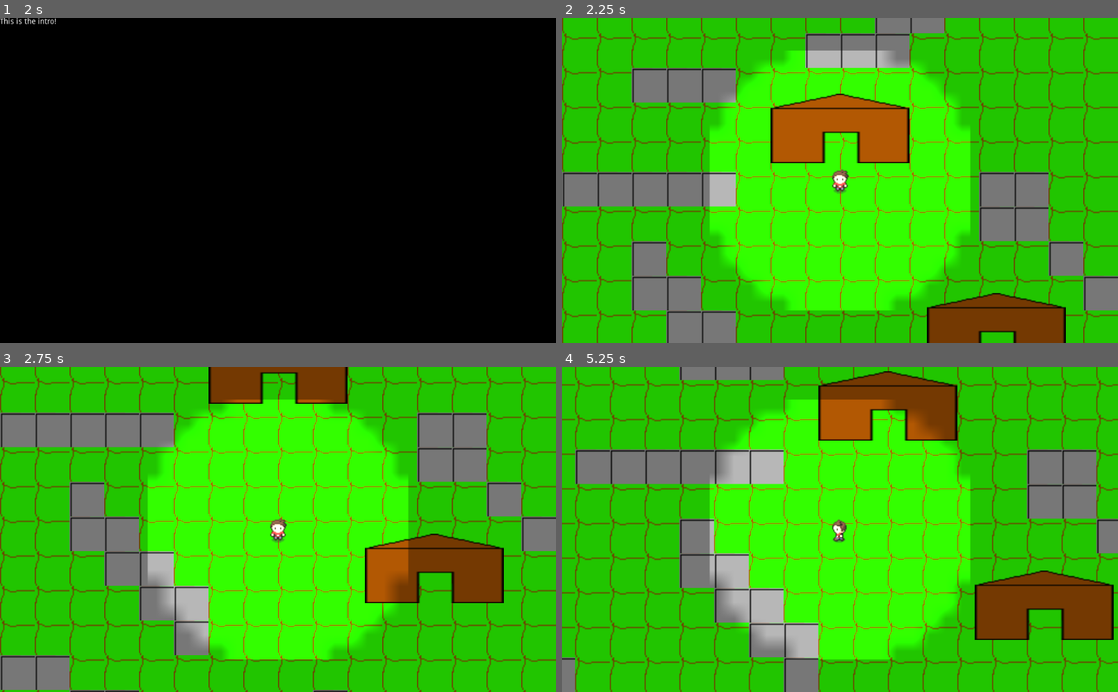
Above: before the commit, frames 1-4 (two rows, left to right).
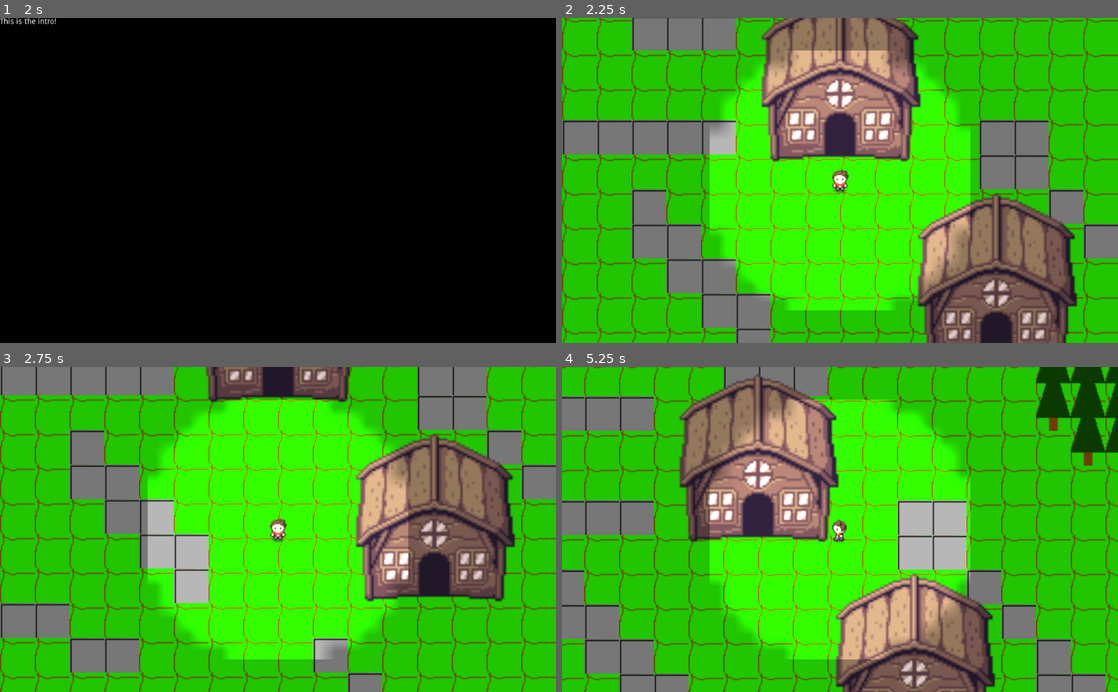
Above: after the commit, the same moments.

Repository: HaywardMorihara/2021AprGameJam
Game: Godot game, scene res://menu/MainMenu.tscn
Same seed, same stepped clock (60 frames per second), same inputs: the game is played once before the commit and once after it.
Inputs (mouse positions are in pixels of both pictures, inside the frame that each line leads up to):
- Up to frame 1 (2 s): click "Start" at 0.5 s; tap Enter at 1.25 s; move the mouse to (400, 164) at 1.27 s; hold D (right) from 1.28 s (still down); tap Space (check_watch) at 1.35 s
- Up to frame 2 (2.25 s): tap Space (check_watch) at 2 s; move the mouse to (728, 196) at 2.02 s; release D (right) at 2.03 s; hold S (down) from 2.03 s (still down); click (728, 196) at 2.1 s
- Up to frame 3 (2.75 s): keep holding S (down)
- Up to frame 4 (5.25 s): move the mouse to (895, 458) at 2.77 s; release S (down) at 2.78 s; hold D (right) 2.78-3.53 s; tap Space (check_watch) at 2.85, 4.35 s; move the mouse to (812, 594) at 3.52 s; hold W (up) 3.53-4.28 s; click (812, 594) at 3.6 s; move the mouse to (1006, 578) at 4.27 s; hold A (left) from 4.28 s (still down); move the mouse to (673, 480) at 5.02 s; click (673, 480) at 5.1 s

Frame 1 is identical in both runs. In frame 2, 55% of the frame differs, in the area x 0-100%, y 0-100%; in frame 3, 49%; in frame 4, 64%.

Commit message:
House exteriors

Diff:
--- a/house/ExteriorHouse.tscn
+++ b/house/ExteriorHouse.tscn
@@ -1,6 +1,6 @@
 [gd_scene load_steps=4 format=2]
 
-[ext_resource path="res://assets/House.png" type="Texture" id=1]
+[ext_resource path="res://assets/sprites/gfx/CopiedHouse.png" type="Texture" id=1]
 [ext_resource path="res://house/Entrance.tscn" type="PackedScene" id=2]
 [ext_resource path="res://house/ExteriorHouse.gd" type="Script" id=3]
 
@@ -10,13 +10,13 @@
 [node name="HouseStaticBody" type="StaticBody2D" parent="."]
 
 [node name="CollisionPolygon2D" type="CollisionPolygon2D" parent="HouseStaticBody"]
-scale = Vector2( 2, 1 )
+scale = Vector2( 2.04534, 2.30851 )
 polygon = PoolVector2Array( -32, -16, 0, -32, 32, -16, 32, 32, 8, 32, 8, 0, -8, 0, -8, 32, -32, 32 )
 
 [node name="Sprite" type="Sprite" parent="HouseStaticBody"]
-scale = Vector2( 2, 1 )
+scale = Vector2( 2, 2 )
 texture = ExtResource( 1 )
 
 [node name="Entrance" parent="." instance=ExtResource( 2 )]
-position = Vector2( 0, 16 )
-scale = Vector2( 0.54793, 1.00623 )
+position = Vector2( 0, 48 )
+scale = Vector2( 0.422852, 1.01345 )
--- a/map/Map.tscn
+++ b/map/Map.tscn
@@ -113,14 +113,6 @@
 format = 1
 tile_data = PoolIntArray( -524280, 0, 0, -524279, 0, 0, -524278, 0, 0, -458744, 0, 0, -458743, 0, 0, -458742, 0, 0, -393207, 0, 0, -393206, 0, 0 )
 
-[node name="Player" parent="." instance=ExtResource( 1 )]
-position = Vector2( 0, -88 )
-is_light_on = true
-
-[node name="CanvasModulate" type="CanvasModulate" parent="."]
-visible = false
-color = Color( 0.113725, 0.0784314, 0.160784, 1 )
-
 [node name="WitchExteriorHouse" parent="." instance=ExtResource( 3 )]
 position = Vector2( 144, 48 )
 destination_scene = "res://house/WitchInteriorHouse.tscn"
@@ -128,3 +120,11 @@
 
 [node name="PlayerExteriorHouse" parent="." instance=ExtResource( 6 )]
 position = Vector2( 0, -136 )
+
+[node name="Player" parent="." instance=ExtResource( 1 )]
+position = Vector2( 0, -40 )
+is_light_on = true
+
+[node name="CanvasModulate" type="CanvasModulate" parent="."]
+visible = false
+color = Color( 0.113725, 0.0784314, 0.160784, 1 )
Binary file added: assets/sprites/gfx/CopiedHouse.png
Not shown, added: assets/sprites/gfx/CopiedHouse.png.import
